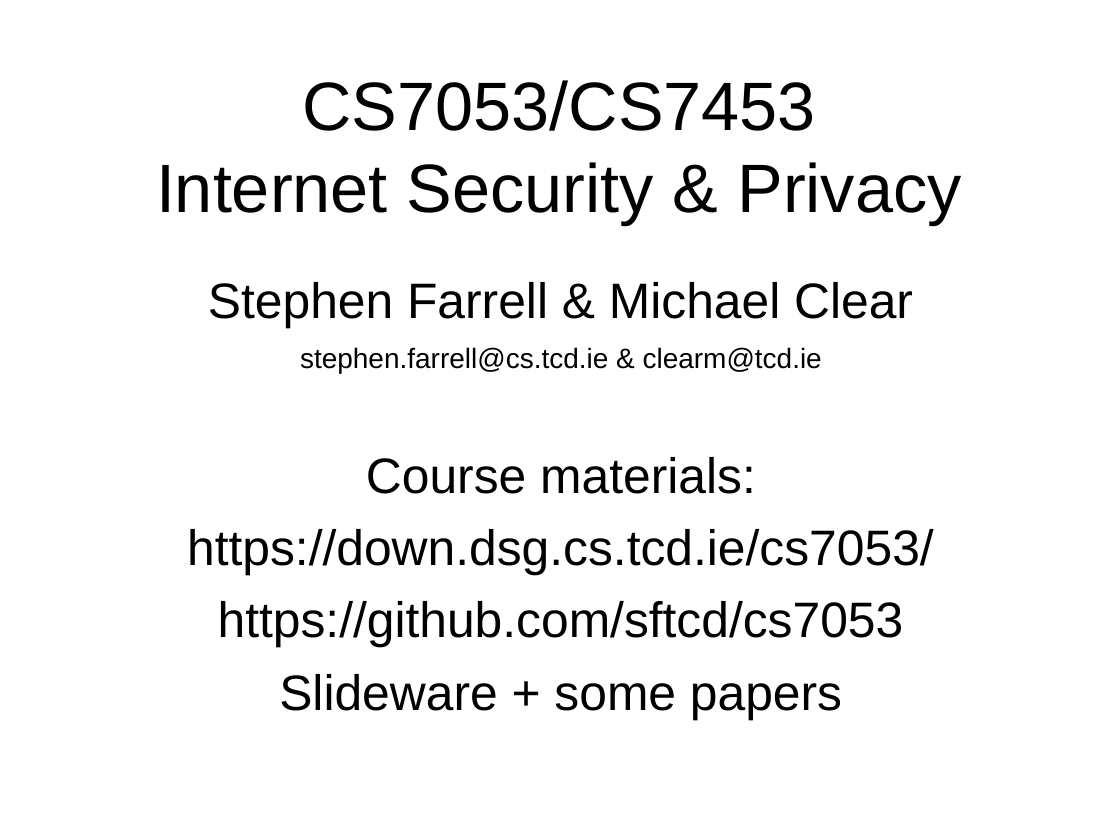
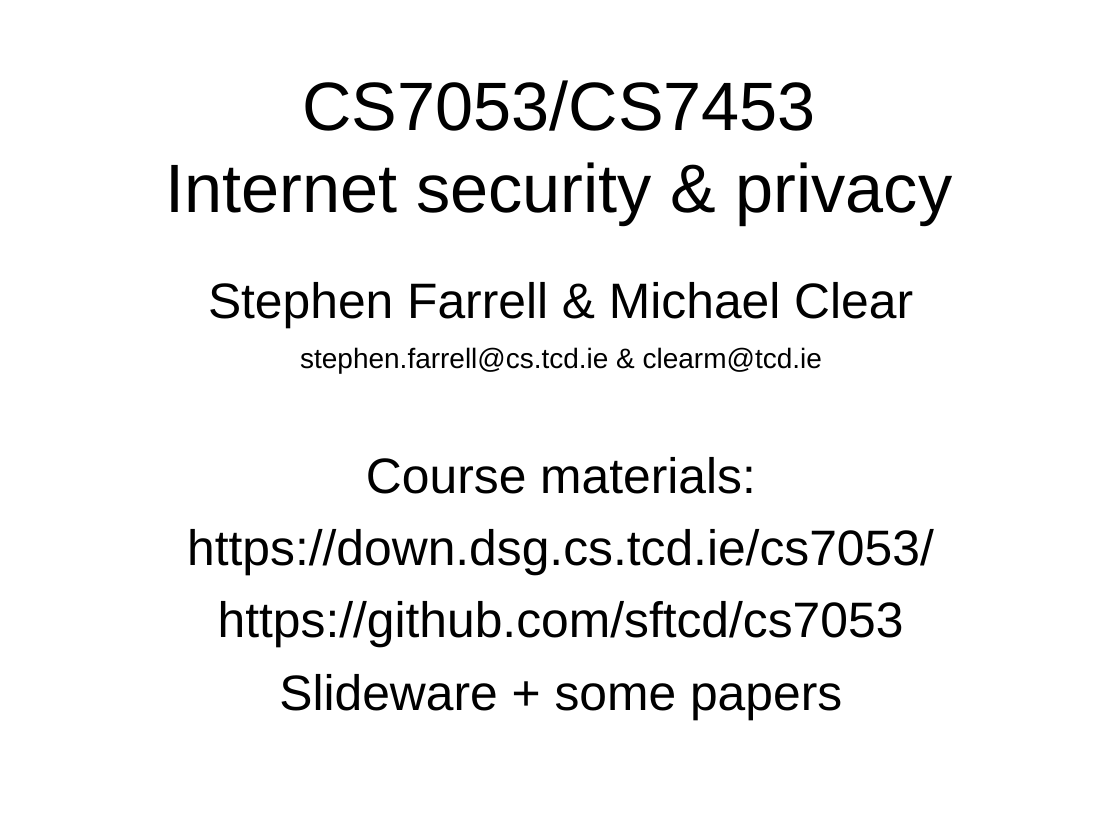
Before and after one commit to sftcd/cs7053, a slide deck: slide 1 of 2016lectures/01-intro.ppt. Drawn at 1120x840 pixels with LibreOffice and Linux fonts; fonts in the diff are those of the drawing. Boxes give left, top, right and bottom in pixels: in the first picture for what was removed or moved away, otherwise in the second. Text is boxed around its words. In the diff, an @@ line names an element or a change of style, - is before the commit and + after.

```diff
--- a/2016lectures/01-intro.ppt
+++ b/2016lectures/01-intro.ppt
@@ title at (x1=166, y1=80, x2=953, y2=225): text changed @@
-CS7053/CS7453
-Internet Security & Privacy
+CS7053/CS7453
+Internet security & privacy
```
Also in this commit, not shown: 4 other slides changed, 1 slide added, 3 slides removed, 2 other files.
